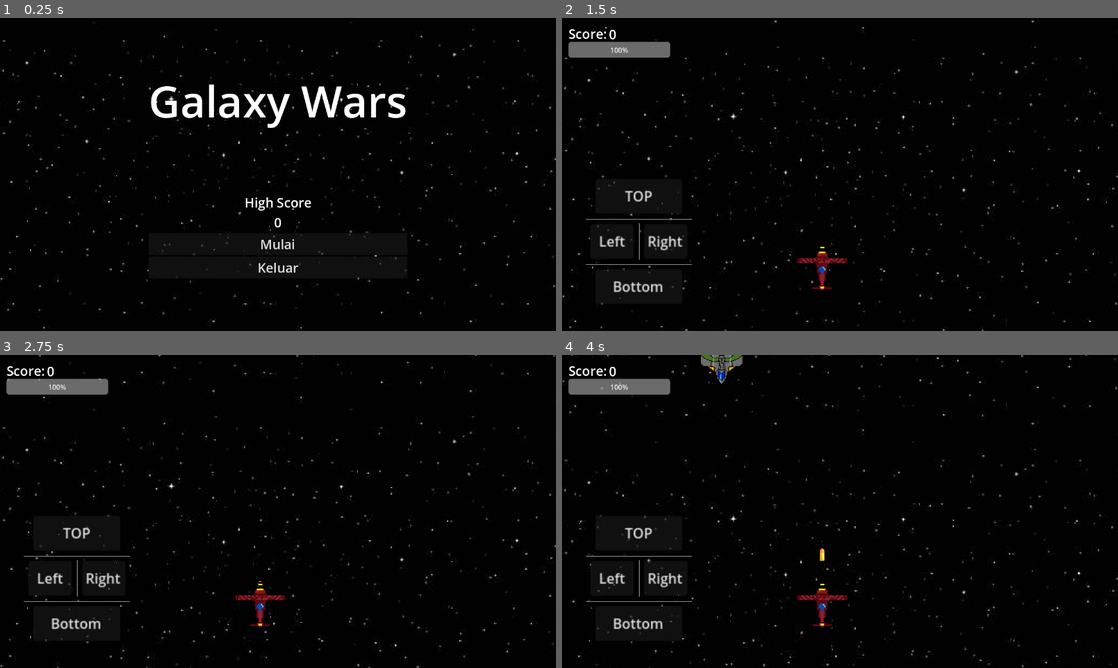
Above: before the commit, frames 1-4 (two rows, left to right).
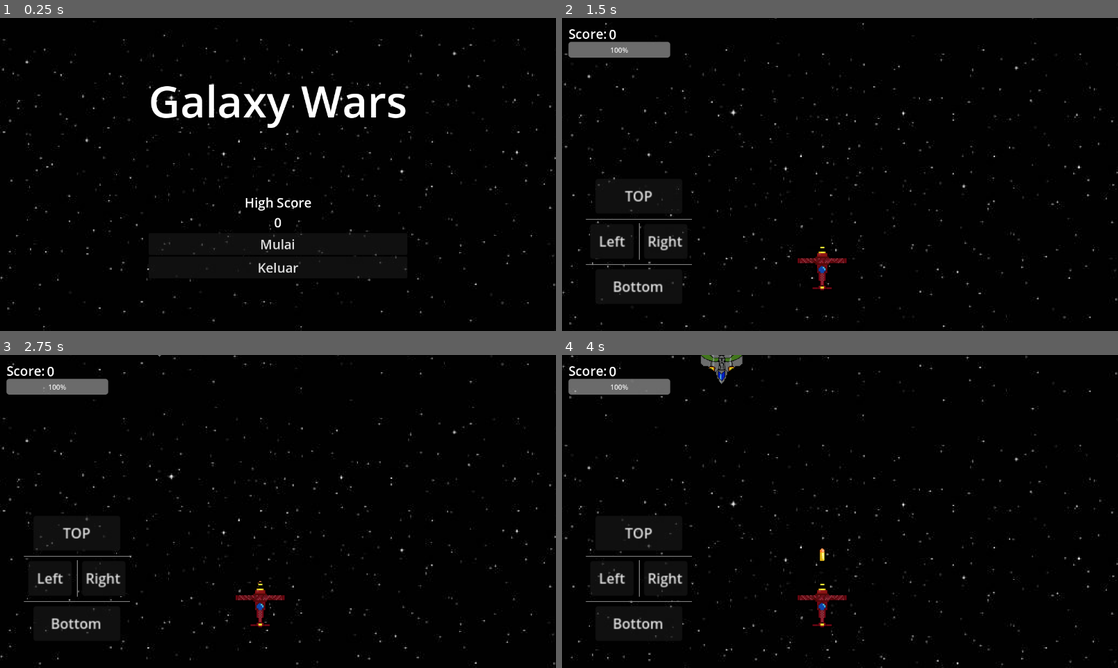
Above: after the commit, the same moments.

Repository: errorsolver/Galaxy-Wars
Game: Godot game, scene res://source/Main Menu/Main Menu.tscn
Two runs of this game, one before a commit and one after it. Both use one fixed random seed, a clock stepped at 60 frames per second and the inputs below.
Inputs (mouse positions are in pixels of both pictures, inside the frame that each line leads up to):
- Up to frame 1 (0.25 s): no input
- Up to frame 2 (1.5 s): click "Mulai" at 0.5 s; move the mouse to (962, 158) at 1.27 s; hold Right (ui_right) from 1.28 s (still down)
- Up to frame 3 (2.75 s): move the mouse to (166, 527) at 2.02 s; release Right (ui_right) at 2.03 s; hold Down (ui_down) from 2.03 s (still down)
- Up to frame 4 (4 s): move the mouse to (895, 442) at 2.77 s; release Down (ui_down) at 2.78 s; hold Right (ui_right) 2.78-3.53 s; move the mouse to (812, 574) at 3.52 s; hold Up (ui_up) from 3.53 s (still down)

The runs differ from the first frame. In frame 1, 1.1% of the frame differs, in the area x 0-100%, y 0-100%; in frame 2, 1.8%; in frame 3, 1.8%; in frame 4, 1.8%.

Commit message:
Optimize player and parallax + export option
- Delete exe
- Optimize parallax
- Optimize player (use call defer for queue_free)

Diff:
--- a/source/Follow Mouse/parallax_layer.gd
+++ b/source/Follow Mouse/parallax_layer.gd
@@ -1,6 +1,6 @@
 extends ParallaxLayer
 
-const speed = 1
+const speed = 50
 
 # Called when the node enters the scene tree for the first time.
 func _ready() -> void:
@@ -9,4 +9,4 @@
 
 # Called every frame. 'delta' is the elapsed time since the previous frame.
 func _process(delta: float) -> void:
-	self.motion_offset.y += speed
+	self.motion_offset.y += speed * delta
--- a/source/Follow Mouse/pemain.gd
+++ b/source/Follow Mouse/pemain.gd
@@ -54,7 +54,7 @@
 			#HS.score = int($"../Angka".text)
 		emit_signal('playerMati', true)
 
-		get_tree().change_scene_to_packed(MAIN_MENU)
+		get_tree().call_deferred('change_scene_to_packed', MAIN_MENU)
 
 
 
Not shown, changed: export_presets.cfg
Not shown, removed: Galaxy Wars.console.exe
Not shown, changed: Galaxy Wars.exe
Not shown, removed: Galaxy Wars.pck
Not shown, changed: GalaxyWars.apk
Not shown, removed: GalaxyWars.apk.idsig
